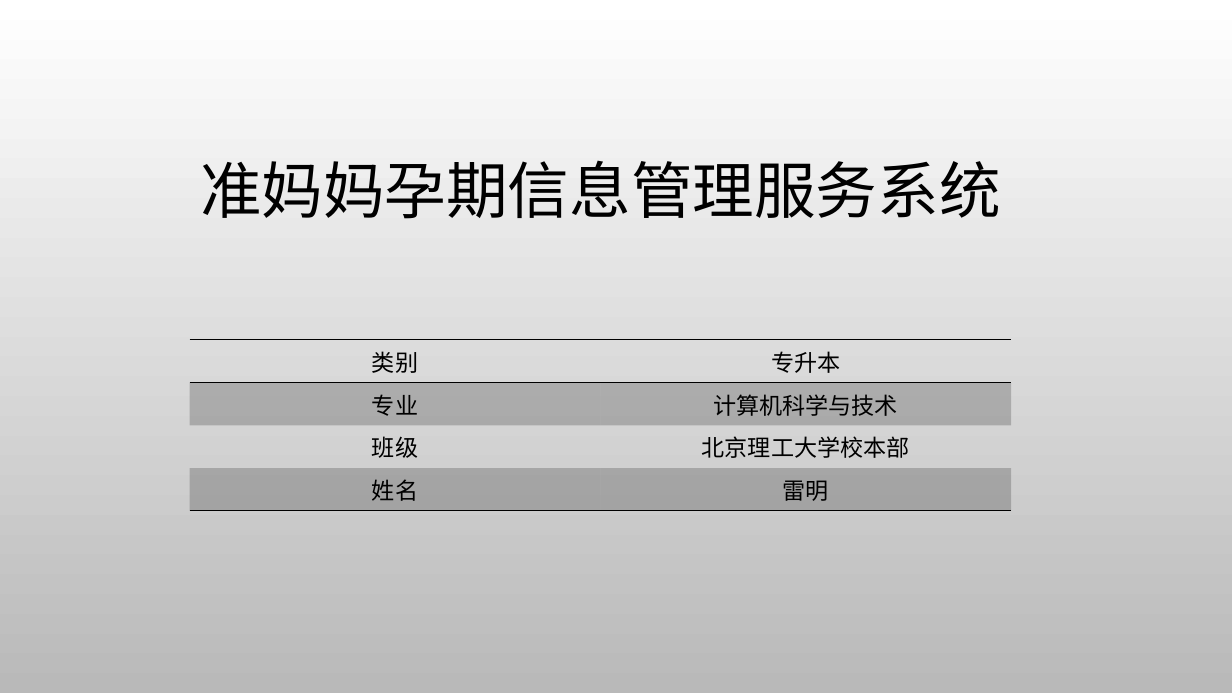
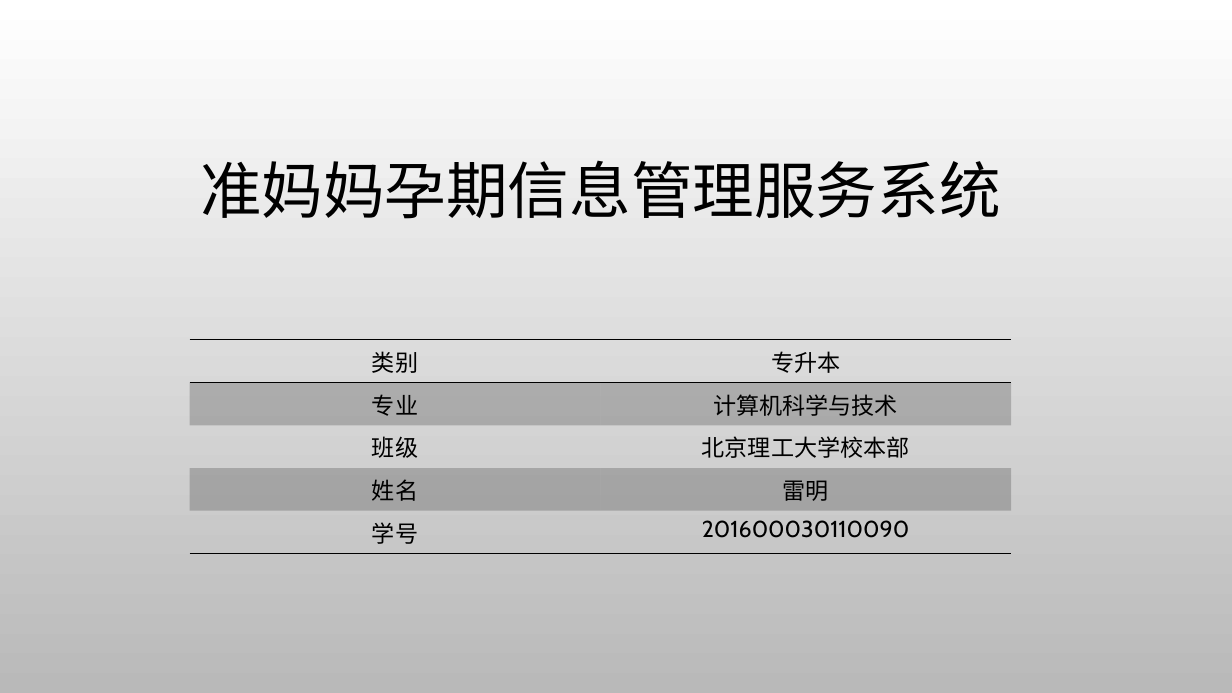
Before and after one commit to ThunderboltLei/BitExams, a slide deck: slide 1 of graduation_design/my_paper/计算机-雷明-毕业答辩.pptx. Drawn at 1232x693 pixels with LibreOffice and Linux fonts; fonts in the diff are those of the drawing; background and template pictures are left out. Boxes give left, top, right and bottom in pixels: in the first picture for what was removed or moved away, otherwise in the second. Text is boxed around its words. In the diff, an @@ line names an element or a change of style, - is before the commit and + after.

Commit message:
docs: update

```diff
--- a/graduation_design/my_paper/计算机-雷明-毕业答辩.pptx
+++ b/graduation_design/my_paper/计算机-雷明-毕业答辩.pptx
@@ table at bbox=[189, 340, 1010, 548] @@
+row 5: 学号 | 201600030110090
```
